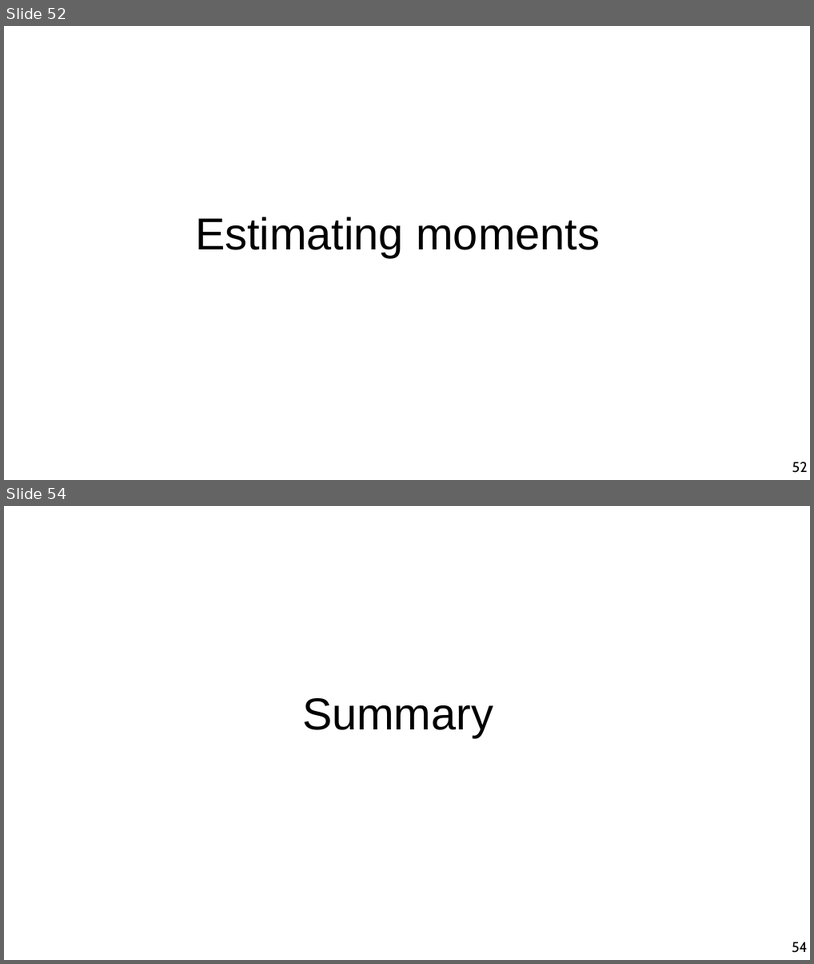
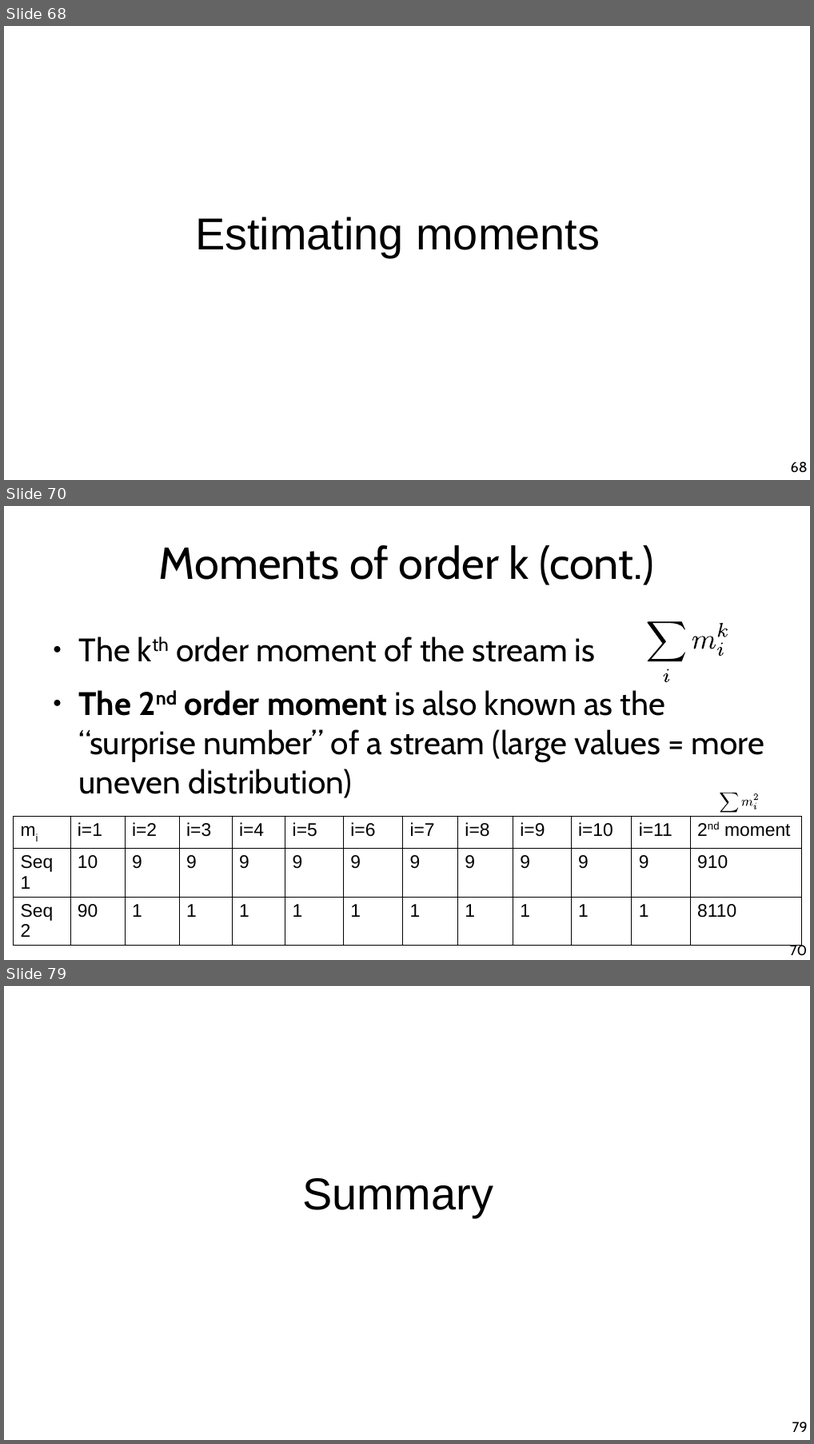
Before and after one commit to chatox/data-mining-course, a slide deck: theory/tt10_streaming.odp. Shown one above the other, each under a label of ours: slides 52 and 54 before the commit, slides 68, 70 and 79 after it; the slides between them are not shown. The pictures are 814x964 and 814x1444 pixels, drawn with LibreOffice and Linux fonts; fonts in the diff are those of the drawing. Boxes give left, top, right and bottom in pixels: in the first picture for what was removed or moved away, otherwise in the second. Text is boxed around its words. In the diff, an @@ line names an element or a change of style, - is before the commit and + after.

```diff
--- a/theory/tt10_streaming.odp
+++ b/theory/tt10_streaming.odp
@@ slide 70 added at [4, 506, 810, 960], background #FFFFFF @@
@@ title added at [159, 545, 654, 585], 44 pt, text #000000 @@
+Moments of order k (cont.)
@@ text added at [79, 636, 765, 798], 32 pt, text #000000 @@
+● The kth order moment of the stream is
+● The 2nd order moment is also known as the “surprise number” of a stream (large values = more uneven distribution)
@@ group added at [648, 622, 728, 682]: 5 freeform shapes @@
@@ table added at [14, 816, 802, 920], 3 rows, 13 columns @@
+mi | i=1 | i=2 | i=3 | i=4 | i=5 | i=6 | i=7 | i=8 | i=9 | i=10 | i=11 | 2nd moment
+Seq1 | 10 | 9 | 9 | 9 | 9 | 9 | 9 | 9 | 9 | 9 | 9 | 910
+Seq2 | 90 | 1 | 1 | 1 | 1 | 1 | 1 | 1 | 1 | 1 | 1 | 8110
@@ group added at [720, 791, 759, 813]: 5 freeform shapes @@
@@ page number added at [790, 943, 807, 956], 14 pt, text #000000 @@
+70
@@ what was slide 52 is now slide 68 @@
@@ page number at [791, 461, 808, 472]: text changed @@
-52
+68
@@ what was slide 54 is now slide 79 @@
@@ page number at [793, 1421, 808, 1432]: text changed @@
-54
+79
```
Also in this commit, not shown: 3 slides changed, 28 other slides added, 4 slides removed.
